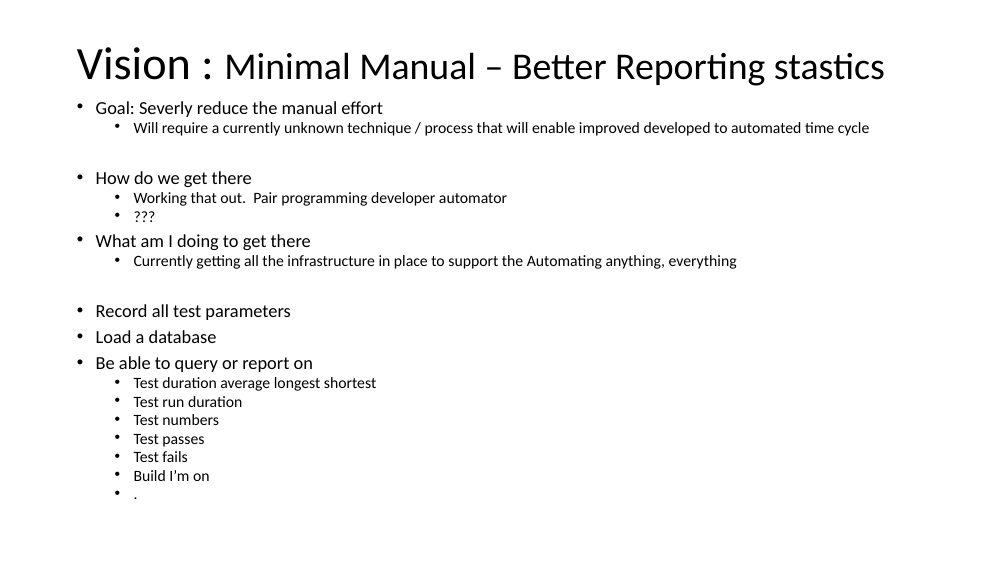
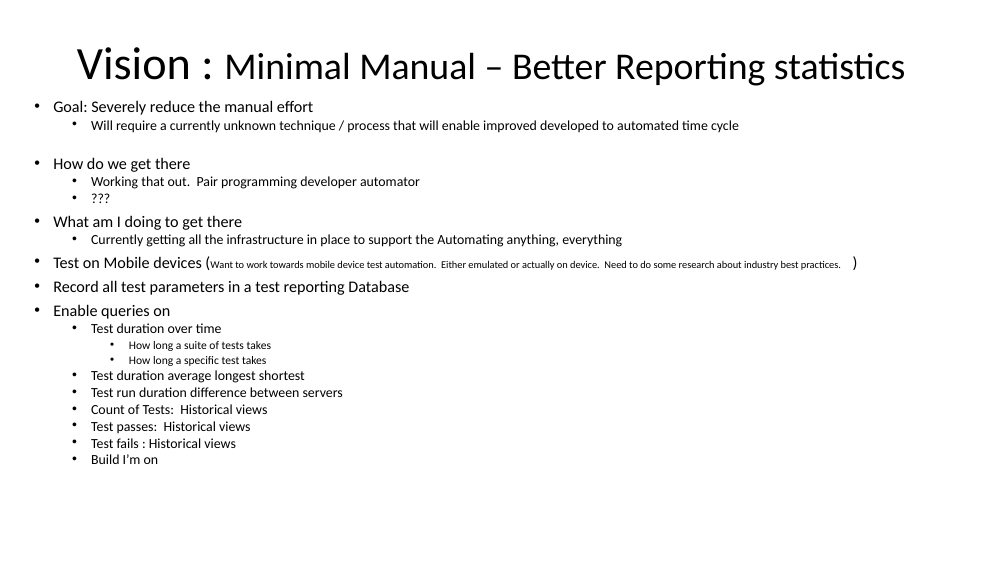
Before and after one commit to raghav9329/mainProf, a slide deck: slide 3 of 2017AutomationStrategy.pptx. Drawn at 1008x567 pixels with LibreOffice and Linux fonts; fonts in the diff are those of the drawing. Boxes give left, top, right and bottom in pixels: in the first picture for what was removed or moved away, otherwise in the second. Text is boxed around its words. In the diff, an @@ line names an element or a change of style, - is before the commit and + after.

```diff
--- a/2017AutomationStrategy.pptx
+++ b/2017AutomationStrategy.pptx
@@ title at (x1=77, y1=47, x2=906, y2=86): text changed @@
-Vision : Minimal Manual – Better Reporting stastics
+Vision : Minimal Manual – Better Reporting statistics
@@ text at (x1=53, y1=100, x2=841, y2=464): paragraph removed @@
-  • .
@@ text "Goal: Severely reduce the manual ..." moved from (x1=96, y1=101, x2=870, y2=481) to (x1=53, y1=100, x2=841, y2=464) @@
@@ text at (x1=53, y1=100, x2=313, y2=115): text changed; size 17.5 to 15.4 pt @@
-• Goal: Severly reduce the manual effort
+• Goal: Severely reduce the manual effort
@@ text at (x1=53, y1=120, x2=739, y2=464): size 15 to 13.2 pt in "Will require a currently unknown technique / ...", "Working that out. Pair programming developer automator", "???", "Currently getting all the infrastructure in place ..." and 2 more places; size 17.5 to 15.4 pt in "How do we get there", "What am I doing to get there" @@
@@ text at (x1=53, y1=256, x2=841, y2=366): text changed; size 17.5 to 9.9 pt @@
-• Record all test parameters
-• Load a database
-• Be able to query or report on
+• Test on Mobile devices (Want to work towards mobile device test automation. Either emulated or actually on device. Need to do some research about industry best practices. )
+• Record all test parameters in a test reporting Database
+• Enable queries on
+  • Test duration over time
+    • How long a suite of tests takes
+    • How long a specific test takes
@@ text at (x1=91, y1=387, x2=343, y2=448): text changed; size 15 to 13.2 pt @@
-  • Test run duration
-  • Test numbers
-  • Test passes
-  • Test fails
+  • Test run duration difference between servers
+  • Count of Tests: Historical views
+  • Test passes: Historical views
+  • Test fails : Historical views
```
Also in this commit, not shown: 2 other slides changed, 1 slide added, 2 other files.
